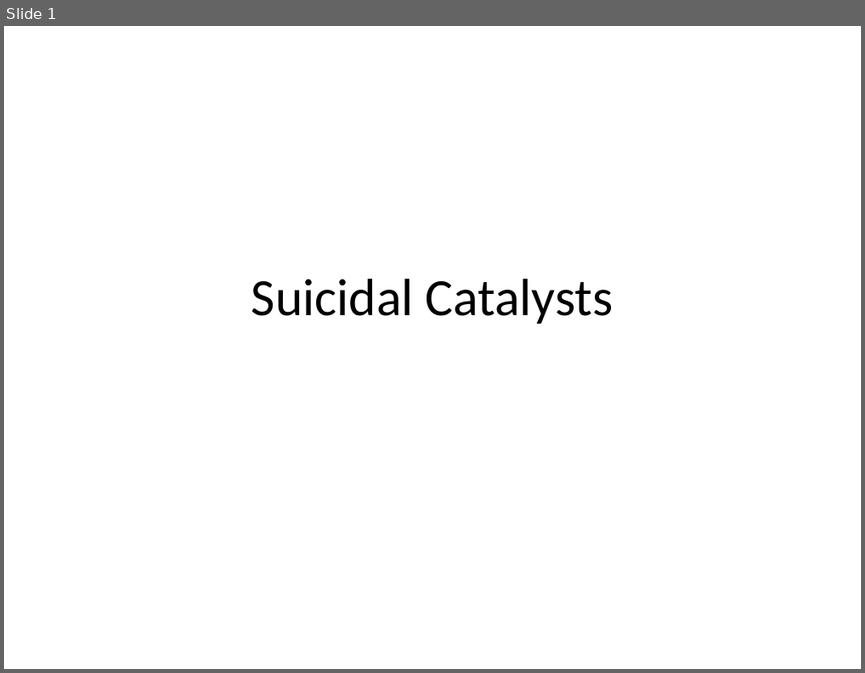
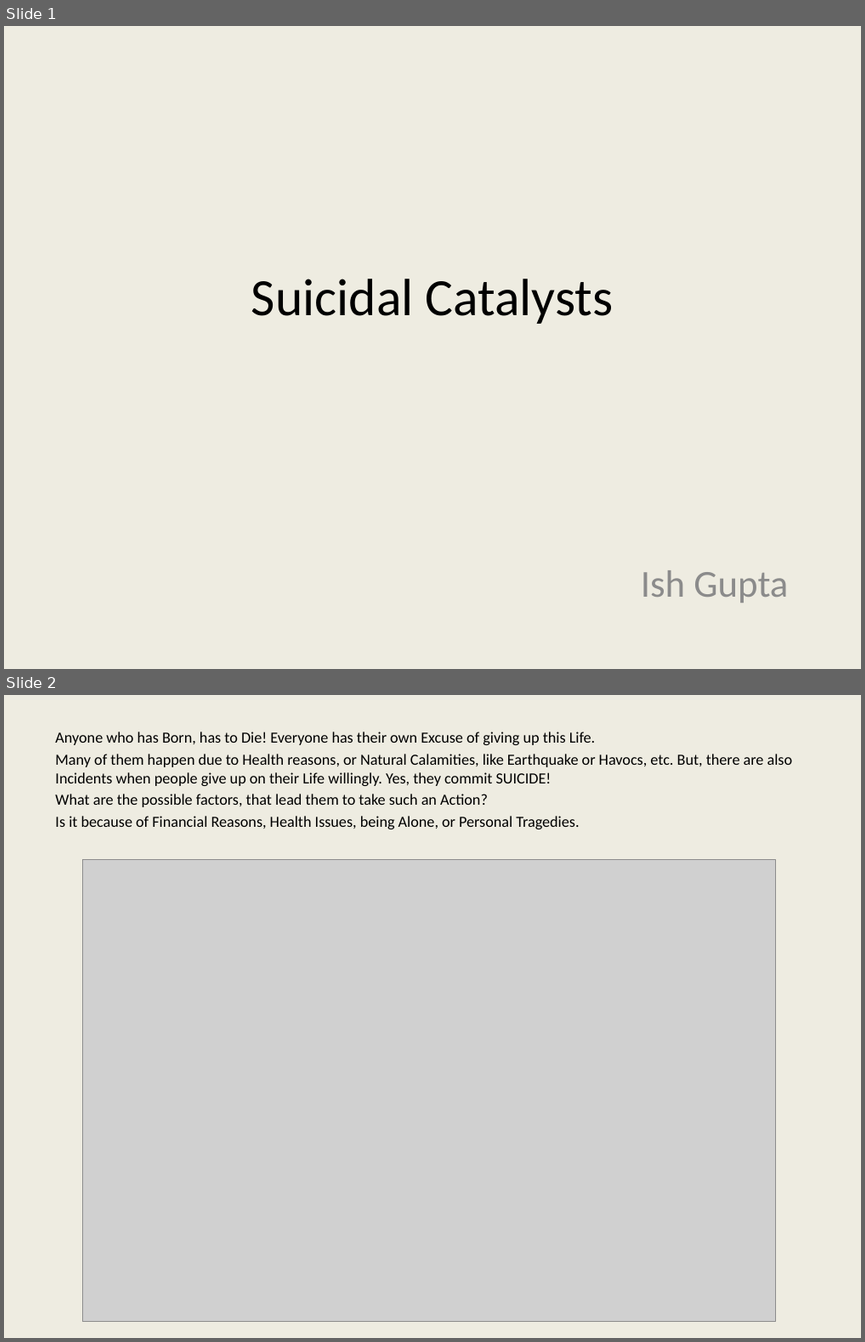
Before and after one commit to ishgupta/National-Longitudinal-Mortality-Study-, a slide deck: output/Suicidal Catalysts.pptx. Shown one above the other, each under a label of ours: slide 1 before the commit, slides 1 and 2 after it. The pictures are 865x673 and 865x1342 pixels, drawn with LibreOffice and Linux fonts; fonts in the diff are those of the drawing; grey boxes stand for pictures. Boxes give left, top, right and bottom in pixels: in the first picture for what was removed or moved away, otherwise in the second. Text is boxed around its words. In the diff, an @@ line names an element or a change of style, - is before the commit and + after.

```diff
--- a/output/Suicidal Catalysts.pptx
+++ b/output/Suicidal Catalysts.pptx
@@ slide 2 added at box(4, 695, 861, 1338), background #EEECE1 @@
@@ text added at box(55, 732, 793, 829), 13 pt, text #000000 @@
+Anyone who has Born, has to Die! Everyone has their own Excuse of giving up this Life.
+Many of them happen due to Health reasons, or Natural Calamities, like Earthquake or Havocs, etc. But, there are also Incidents when people give up on their Life willingly. Yes, they commit SUICIDE!
+What are the possible factors, that lead them to take such an Action?
+Is it because of Financial Reasons, Health Issues, being Alone, or Personal Tragedies.
@@ picture added at box(83, 860, 775, 1321) @@
@@ slide 1 changed as well @@
@@ background #FFFFFF to #EEECE1 @@
@@ subtitle added at box(641, 570, 788, 602), 32 pt, text #8C8C8C @@
+Ish Gupta
```
Also in this commit, not shown: 7 other slides changed, 15 other slides added, 3 slides removed, 1 other file.
